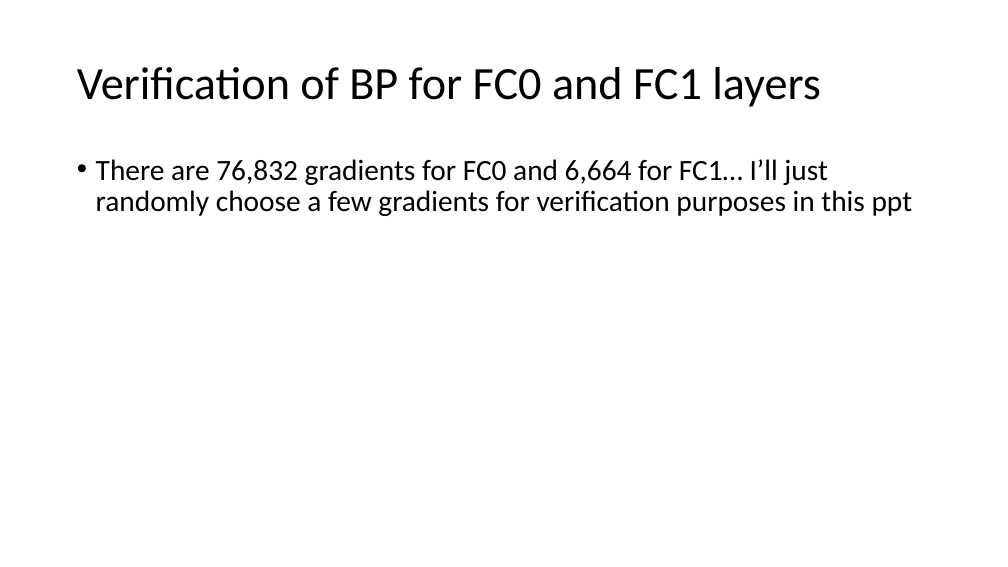
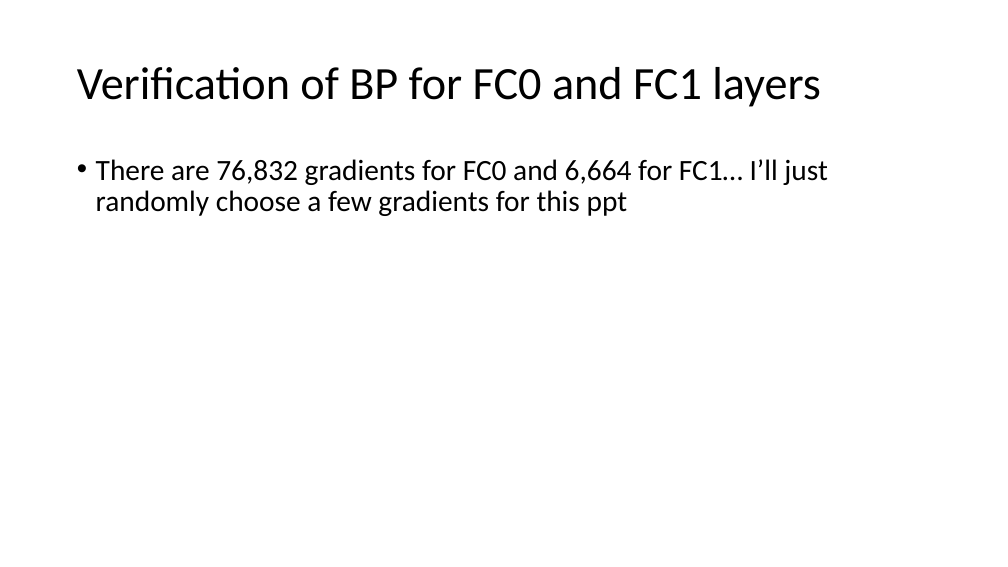
Before and after one commit to erikgroving/NeuralNetworkHardwareAccelerator, a slide deck: slide 3 of WeeklyPresentations/update11_06_03.pptx. Drawn at 1008x567 pixels with LibreOffice and Linux fonts; fonts in the diff are those of the drawing. Boxes give left, top, right and bottom in pixels: in the first picture for what was removed or moved away, otherwise in the second. Text is boxed around its words. In the diff, an @@ line names an element or a change of style, - is before the commit and + after.

```diff
--- a/WeeklyPresentations/update11_06_03.pptx
+++ b/WeeklyPresentations/update11_06_03.pptx
@@ text at [96, 159, 827, 216]: text changed @@
-• There are 76,832 gradients for FC0 and 6,664 for FC1… I’ll just randomly choose a few gradients for verification purposes in this ppt
+• There are 76,832 gradients for FC0 and 6,664 for FC1… I’ll just randomly choose a few gradients for this ppt
```
Also in this commit, not shown: 3 other slides changed, 7 slides added, 1 slide removed, 3 other files.
